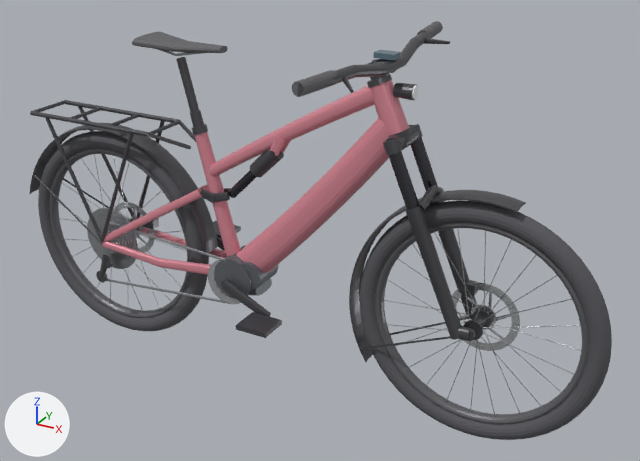
The glTF model docs/models/ebike-mtb-specialized-turbo-vado-3-x-6-0.glb as it was, and as the next commit left it.
One viewpoint serves both versions: a 50 mm lens placed at (1.221, -1.98, 1.501), pointed at (0.106, 0.047, 0.488). Arrows for +X, +Y and +Z are at lower left; the lights stay in place. The older version comes first.

In view in the first picture: 'accessories_fenders', 'accessories_rear_rack', 'ebike_motor_housing', 'fork_lowers', 'fork_stanchions', 'frame_downtube', 'frame_headtube', 'frame_seattube', 'frame_shock_clevis_boss', 'frame_toptube', 'front_wheel_rim', 'front_wheel_tire', 'rear_chainstays', 'rear_seatstays', 'rear_wheel_rim', 'rear_wheel_tire' and 28 more.
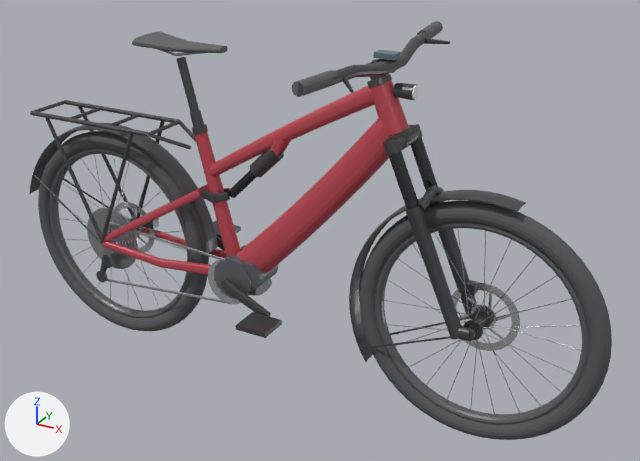
Location of each change, [x1, y1, x2, y2] in pixels of the pictures (640 x 461 px):
'frame_downtube', recoloured (darker)
    both: [237, 118, 394, 273]
'frame_toptube', recoloured (pink to red)
    both: [209, 86, 374, 176]
'frame_seattube', recoloured (darker)
    both: [195, 132, 241, 257]
'rear_chainstays', recoloured (pink to red)
    both: [102, 226, 226, 275]
'frame_headtube', recoloured (darker)
    both: [370, 80, 409, 134]
'rear_seatstays', recoloured
    both: [103, 184, 209, 243]
'frame_shock_clevis_boss', recoloured (darker)
    both: [270, 135, 290, 156]

The change in detail:
Material 'Frame_Primary_Paint' (mat_frame_primary_paint) changes colour from pink #dd8d9a to red #c74f5c; in linear values from (0.725, 0.267, 0.325) to (0.573, 0.0784, 0.106).
